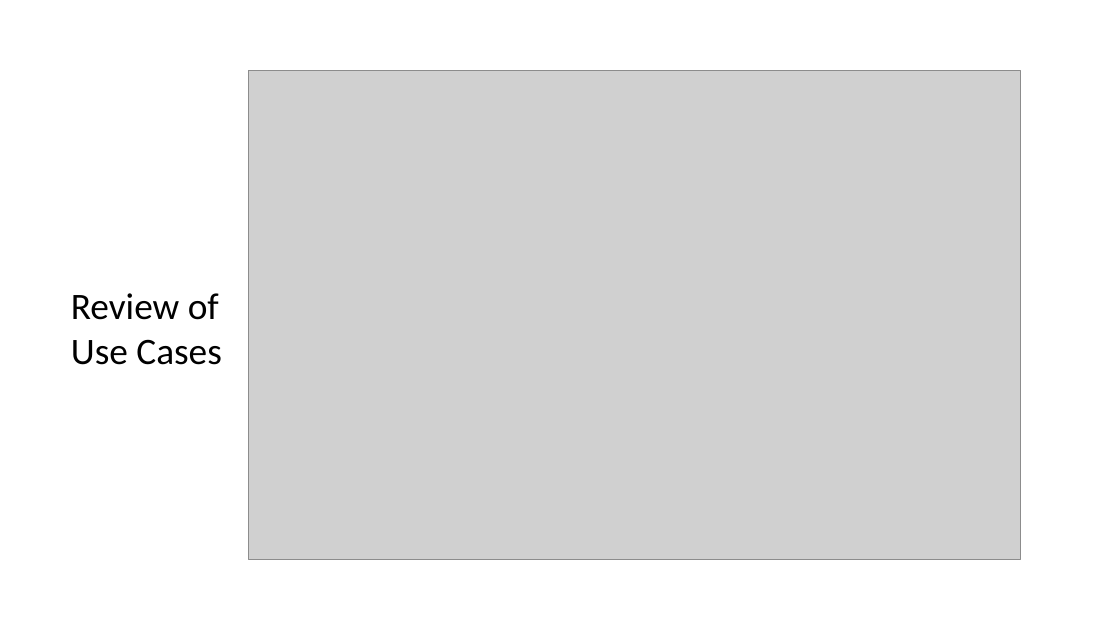
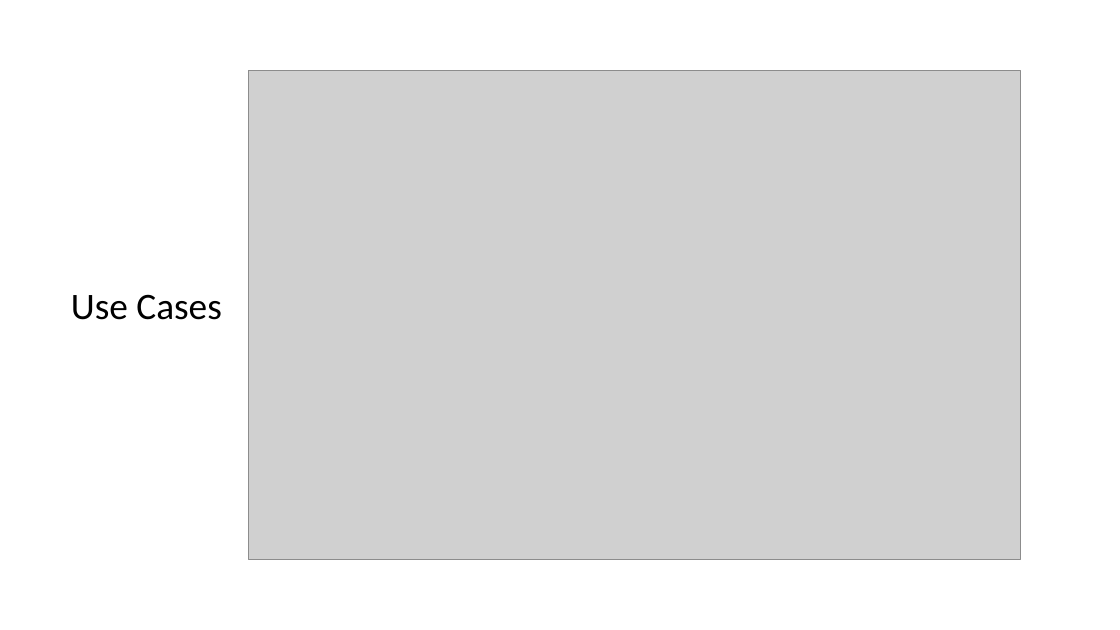
Before and after one commit to pesumca/vibhaag, a slide deck: slide 7 of docs/second_presentation/Vibhaag - Second Presentation.pptx (slide 5 before the commit). Drawn at 1120x630 pixels with LibreOffice and Linux fonts; fonts in the diff are those of the drawing; grey boxes stand for pictures. Boxes give left, top, right and bottom in pixels: in the first picture for what was removed or moved away, otherwise in the second. Text is boxed around its words. In the diff, an @@ line names an element or a change of style, - is before the commit and + after.

```diff
--- a/docs/second_presentation/Vibhaag - Second Presentation.pptx
+++ b/docs/second_presentation/Vibhaag - Second Presentation.pptx
@@ text at (71, 293, 219, 320): paragraph removed @@
-Review of
```
Also in this commit, not shown: 3 other slides changed, 4 slides added, 1 slide removed, 2 other files.
